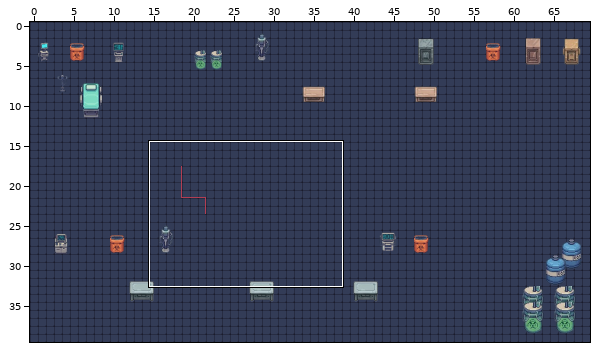
An edit to a level. Tiled map, mapa/laboratorio.tmx. The picture above shows the old version from afar; the outline marks the close-up.
Close-up. The starting point:
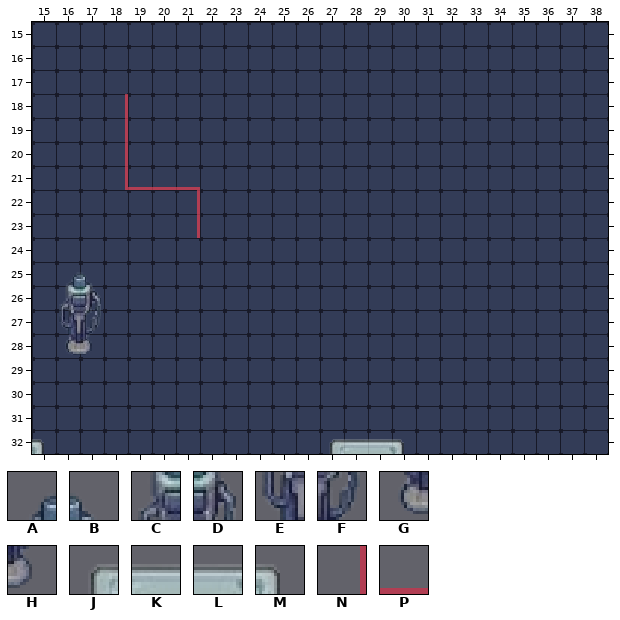
Cells are 16x16 px. Shown: x 15..38, y 15..32. Not drawn, because the pictures are missing: unchanged layer "paredes".
Key: from "objetos_scifi": A 503, B 504, C 534, D 535, E 565, F 566, G 596, H 597; from "portas_e_mesas_scifi": J 855, K 856, L 857, M 858; from "tileset x2": N 2717, P 2717 turned 90.
_ is an empty cell.
Layers that did not change in this view are not listed.
Layer "objetos" before, first column x 15:
15 ________________________
16 ________________________
17 ________________________
18 ___N____________________
19 ___N____________________
20 ___N____________________
21 ___NPPP_________________
22 ______N_________________
23 ______N_________________
24 ________________________
25 _AB_____________________
26 _CD_____________________
27 _EF_____________________
28 _GH_____________________
29 ________________________
30 ________________________
31 ________________________
32 M___________JKLM________
After:
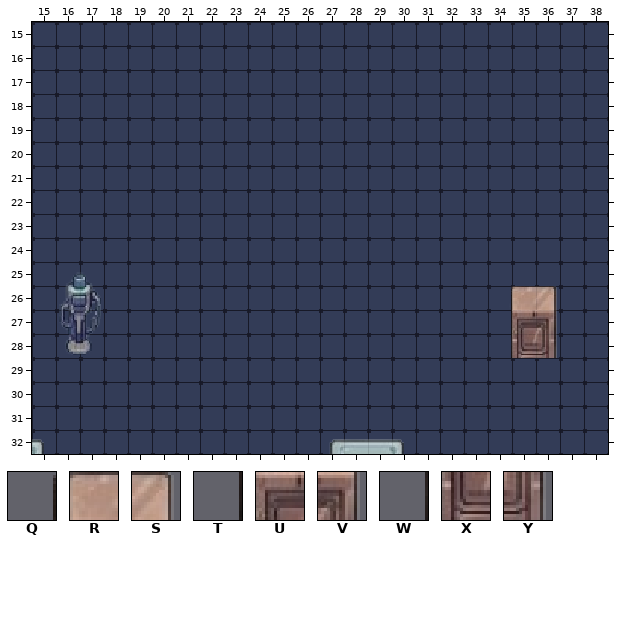
Further tiles: from "portas_e_mesas_scifi": Q 717, R 718, S 719, T 748, U 749, V 750, W 779, X 780, Y 781.
Edits made:
{"where": "layer \"objetos\""}
{"y":18,"x":18,"old":"N","new":"_"}
{"y":19,"x":18,"old":"N","new":"_"}
{"y":20,"x":18,"old":"N","new":"_"}
{"y":21,"x":18,"old":"NPPP","new":"____"}
{"y":22,"x":21,"old":"N","new":"_"}
{"y":23,"x":21,"old":"N","new":"_"}
{"y":26,"x":34,"old":"___","new":"QRS"}
{"y":27,"x":34,"old":"___","new":"TUV"}
{"y":28,"x":34,"old":"___","new":"WXY"}
{"label":"removed","picture_box":[125,94,200,238]}
{"label":"added","picture_box":[511,286,557,358]}
